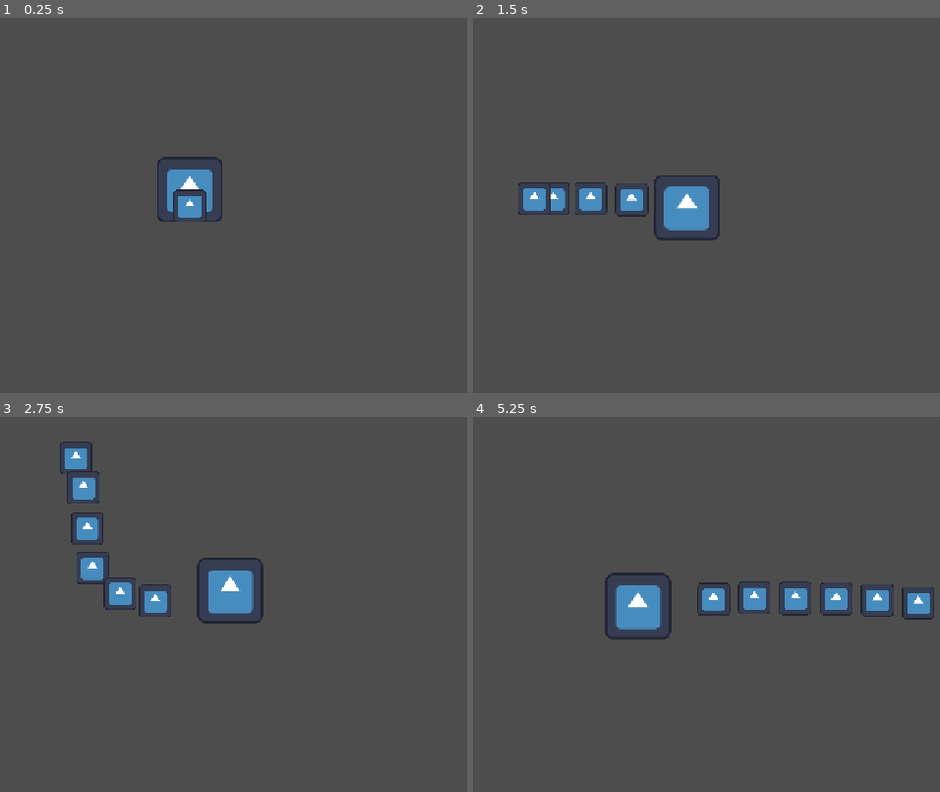
Above: before the commit, frames 1-4 (two rows, left to right).
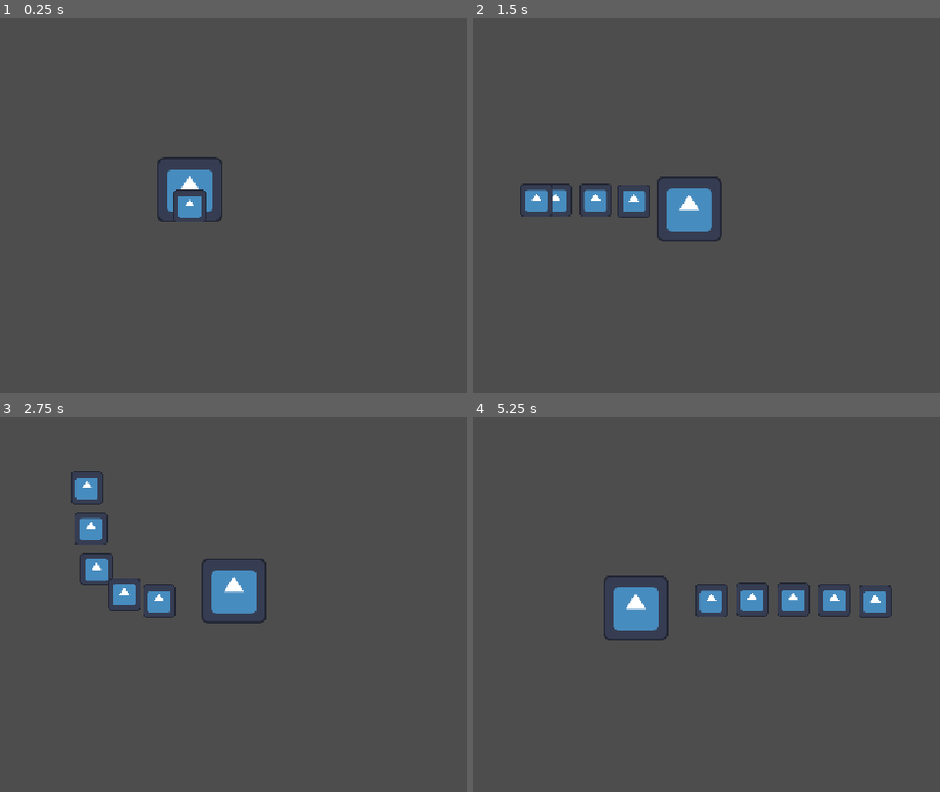
Above: after the commit, the same moments.

Repository: frantisek-boura/summoner-game
Game: Godot game, scene res://scenes/player/player.tscn
The game is run twice, just before and just after one commit, with the same random seed, the same clock (stepped at 60 frames per second) and the same inputs. The engine's default icon, where the game draws it, is replaced by a stand-in: a white triangle on a blue panel in a dark square.
Inputs (mouse positions are in pixels of both pictures, inside the frame that each line leads up to):
- Up to frame 1 (0.25 s): no input
- Up to frame 2 (1.5 s): tap Enter at 0.5 s; move the mouse to (837, 201) at 0.52 s; hold D (right) 0.53-1.28 s; hold E (minion_selector) 0.53-1.28 s; click (837, 201) at 0.67 s; tap F (set_selected_minion_independent, bound only after the co… at 0.8, 1.35 s; move the mouse to (505, 243) at 1.27 s; hold S (down) from 1.28 s (still down)
- Up to frame 3 (2.75 s): tap E (minion_selector) at 1.55 s; move the mouse to (266, 525) at 2.02 s; release S (down) at 2.03 s; hold D (right) from 2.03 s (still down); hold E (minion_selector) from 2.03 s (still down); tap F (set_selected_minion_independent, bound only after the co… at 2.3 s
- Up to frame 4 (5.25 s): move the mouse to (622, 709) at 2.77 s; release D (right) at 2.78 s; release E (minion_selector) at 2.78 s; hold W (up) 2.78-3.53 s; tap F (set_selected_minion_independent, bound only after the co… at 2.85, 3.8, 4.35 s; click (622, 709) at 2.92 s; tap E (minion_selector) at 3.05, 4.55 s; move the mouse to (897, 687) at 3.52 s; hold E (minion_selector) 3.53-4.28 s; hold A (left) 3.53-5.03 s; tap Escape (escape) at 4.15 s; move the mouse to (outside the picture) at 4.27 s; move the mouse to (701, 623) at 5.02 s; hold S (down) from 5.03 s (still down); hold E (minion_selector) from 5.03 s (still down); click (701, 623) at 5.17 s

The runs differ from the first frame. In frame 2, 1.7% of the frame differs, in the area x 9-54%, y 41-60%; in frame 3, 2.1%; in frame 4, 2.4%, in the area x 28-99%, y 41-60%.

Commit message:
feat: add camera zoom while selecting minions, animate selection wheel, add prototype of independent minion handling

Diff:
--- a/project.godot
+++ b/project.godot
@@ -70,6 +70,11 @@
 "events": [Object(InputEventKey,"resource_local_to_scene":false,"resource_name":"","device":-1,"window_id":0,"alt_press …(195 unchanged characters)…
 ]
 }
+set_selected_minion_independent={
+"deadzone": 0.2,
+"events": [Object(InputEventKey,"resource_local_to_scene":false,"resource_name":"","device":-1,"window_id":0,"alt_pressed":false,"shift_pressed":false,"ctrl_pressed":false,"meta_pressed":false,"pressed":false,"keycode":0,"physical_keycode":70,"key_label":0,"unicode":102,"location":0,"echo":false,"script":null)
+]
+}
 
 [physics]
 
--- /dev/null
+++ b/scenes/player/camera.gd
@@ -0,0 +1,28 @@
+class_name PlayerCamera
+extends Camera2D
+
+const IDLE_ZOOM: Vector2 = Vector2(1.05, 1.05)
+const DEFAULT_ZOOM: Vector2 = Vector2(0.75, 0.75)
+
+@export_range(0, 10, 0.01) var zoom_speed: float = 0.5
+@export_range(0, 1, 0.01) var zoom_time: float = 0.35
+
+var _current_zoom_target: Vector2 = DEFAULT_ZOOM
+var _is_idle: bool = false
+var _time: float = 0
+
+func _physics_process(delta: float) -> void:
+	if (get_zoom() / _current_zoom_target) != _current_zoom_target / (IDLE_ZOOM if _is_idle else DEFAULT_ZOOM):
+		if _time >= zoom_time: return
+		_time += delta
+		set_zoom(clamp(zoom.lerp(get_zoom() * _current_zoom_target, zoom_speed * delta), DEFAULT_ZOOM, IDLE_ZOOM))
+
+func zoom_to_idle() -> void:
+	_time = 0
+	_is_idle = false
+	_current_zoom_target = IDLE_ZOOM
+
+func zoom_to_default() -> void:
+	_time = 0
+	_is_idle = true
+	_current_zoom_target = DEFAULT_ZOOM
--- a/scenes/player/player.tscn
+++ b/scenes/player/player.tscn
@@ -2,6 +2,7 @@
 
 [ext_resource type="Script" uid="uid://ecoengxt0qpr" path="res://scripts/player/player.gd" id="1_dovo2"]
 [ext_resource type="Script" uid="uid://djeabau1mxa1e" path="res://scripts/utils/state_machine.gd" id="2_gmlin"]
+[ext_resource type="Script" uid="uid://b3m3ip8weoxd2" path="res://scenes/player/camera.gd" id="2_gx1jg"]
 [ext_resource type="Texture2D" uid="uid://ivhipj63degi" path="res://icon.svg" id="2_lvxji"]
 [ext_resource type="PackedScene" uid="uid://dih8sd3f77efp" path="res://scenes/entity/entity_health.tscn" id="3_0owmy"]
 [ext_resource type="PackedScene" uid="uid://c05qlldfo5akd" path="res://scenes/utils/depth_detector.tscn" id="3_gx1jg"]
@@ -19,17 +20,21 @@
 [sub_resource type="CircleShape2D" id="CircleShape2D_mx3rh"]
 radius = 68.007355
 
-[node name="player" type="CharacterBody2D" unique_id=1895177123 node_paths=PackedStringArray("minion_manager", "state_machine", "movement", "health")]
+[node name="player" type="CharacterBody2D" unique_id=1895177123 node_paths=PackedStringArray("minion_manager", "camera", "state_machine", "movement", "health")]
 collision_layer = 4
 script = ExtResource("1_dovo2")
 minion_manager = NodePath("minion_manager")
+camera = NodePath("camera")
 state_machine = NodePath("state_machine")
 movement = NodePath("player_movement")
 health = NodePath("health")
 
 [node name="camera" type="Camera2D" parent="." unique_id=380490572]
-zoom = Vector2(0.75, 0.75)
+scale = Vector2(0.5, 0.5)
+process_callback = 0
 position_smoothing_enabled = true
+script = ExtResource("2_gx1jg")
+zoom_speed = 10.0
 
 [node name="sprite" type="Sprite2D" parent="." unique_id=58080695]
 position = Vector2(0, -64)
@@ -56,9 +61,7 @@
 idle_rotation_speed = 0.25
 
 [node name="radial_minion_menu" parent="minion_manager" unique_id=505597823 instance=ExtResource("6_fm80t")]
-visible = false
-z_index = -4096
-z_as_relative = false
+expand_speed = 7.0
 
 [node name="minion" parent="minion_manager" unique_id=72757938 instance=ExtResource("5_5gtgg")]
 
@@ -69,8 +72,6 @@
 [node name="minion4" parent="minion_manager" unique_id=1823167148 instance=ExtResource("5_5gtgg")]
 
 [node name="minion5" parent="minion_manager" unique_id=664444995 instance=ExtResource("5_5gtgg")]
-
-[node name="minion6" parent="minion_manager" unique_id=603960105 instance=ExtResource("5_5gtgg")]
 
 [node name="minion_path" parent="minion_manager" unique_id=182940652 node_paths=PackedStringArray("_timer", "_entity") instance=ExtResource("7_ugbui")]
 _timer = NodePath("timer")
--- a/scenes/ui/radial_minion_menu/radial_minion_menu.tscn
+++ b/scenes/ui/radial_minion_menu/radial_minion_menu.tscn
@@ -3,6 +3,9 @@
 [ext_resource type="Script" uid="uid://d0wlers7fxy6u" path="res://scripts/ui/radial_minion_menu/radial_minion_menu.gd" id="1_be40h"]
 
 [node name="radial_minion_menu" type="Control" unique_id=505597823]
+visible = false
+z_index = -4096
+z_as_relative = false
 layout_mode = 3
 anchors_preset = 8
 anchor_left = 0.5
--- a/scripts/player/minion_manager/minion_manager.gd
+++ b/scripts/player/minion_manager/minion_manager.gd
@@ -2,7 +2,7 @@
 class_name MinionManager
 extends Node2D
 
-const IDLE_RADIUS: float = 300.0
+const IDLE_RADIUS: float = 200.0
 const IDLE_RADIUS_Y_MULTIPLIER: float = 0.5
 
 @export var radial_minion_menu: RadialMinionMenu
@@ -40,7 +40,8 @@
 	angle -= delta * idle_rotation_speed
 
 func _on_minion_selected(minion: Minion) -> void:
-	print("Selected minion: %s" % minion.name)
+	print("Selected minion: %s." % minion.name)
+	selected_minion = minion
 
 ## Scans child nodes for minions and adds them to [member MinionManager._minions].
 ## Is invoked on _ready and whenever a node enters/leaves child tree of [MinionManager]
@@ -111,19 +112,14 @@
 
 	return forcible_indices.find(minion_index)
 
-func set_minion_independent(minion_index: int, state_name: String) -> void:
-	var forcible_indices: Array = _forcible_minions.map(func(m: Minion): return m.index)
-	assert(forcible_indices.has(minion_index), "MINION MANAGER: Index of forcible minion not found.")
-
-	var minion: Minion = _forcible_minions[minion_index]
+func set_minion_independent(state_name: String) -> void:
+	var minion: Minion = selected_minion
+	print("Minion %s set free." % minion.name)
 	minion.minion_state_machine.set_forcible(false)
 	minion.minion_state_machine.change_state(state_name)
 
-func set_minion_forcible(minion_index: int) -> void:
-	var indices: Array = _minions.map(func(m: Minion): return m.index)
-	assert(indices.has(minion_index), "MINION MANAGER: Index of minion not found.")
-
-	var minion: Minion = _minions[minion_index]
+func set_minion_forcible() -> void:
+	var minion: Minion = selected_minion
 	minion.minion_state_machine.set_forcible(true)
 
 ## Returns the radial offset by minion index in rads.
--- a/scripts/player/player.gd
+++ b/scripts/player/player.gd
@@ -2,6 +2,7 @@
 extends Entity
 
 @export var minion_manager: MinionManager
+@export var camera: PlayerCamera
 
 var player_movement: PlayerMovement:
 	get:
--- a/scripts/player/states/player_idle_state.gd
+++ b/scripts/player/states/player_idle_state.gd
@@ -12,6 +12,7 @@
 func exit() -> void:
 	if player.minion_manager.is_idling:
 		player.minion_manager.follow_minions()
+		player.camera.zoom_to_default()
 
 func frames(_delta: float) -> void:
 	pass
@@ -29,8 +30,13 @@
 func input_event(event: InputEvent) -> void:
 	if event.is_action_pressed("minion_selector") and not player.minion_manager.is_idling:
 		player.minion_manager.idle_minions()
+		player.camera.zoom_to_idle()
 	if event.is_action_released("minion_selector") and player.minion_manager.is_idling:
 		player.minion_manager.radial_minion_menu.make_selection()
 		player.minion_manager.follow_minions()
+		player.camera.zoom_to_default()
 	if event.is_action_released("escape") and player.minion_manager.is_idling:
 		player.minion_manager.follow_minions()
+		player.camera.zoom_to_default()
+	if event.is_action_pressed("set_selected_minion_independent"):
+		player.minion_manager.set_minion_independent("minion_still_state")
--- a/scripts/ui/radial_minion_menu/radial_minion_menu.gd
+++ b/scripts/ui/radial_minion_menu/radial_minion_menu.gd
@@ -3,6 +3,7 @@
 class_name RadialMinionMenu
 extends Control
 
+@export_range(0, 100, 0.01) var expand_speed: float = 10.0
 @export var bkg_color: Color = Color.DIM_GRAY
 @export var line_color: Color = Color.LIGHT_GRAY
 @export var selected_color: Color = Color.SLATE_GRAY
@@ -10,11 +11,13 @@
 
 var _selection: int = 0
 var _options: Array[Minion] = []
+var _radius: float = 0
 
 signal minion_selected(minion: Minion)
 
 func _ready() -> void:
 	hide()
+	visibility_changed.connect(_on_visibility_changed)
 
 func make_selection() -> void:
 	minion_selected.emit(_options[_selection])
@@ -22,22 +25,26 @@
 func set_options(minions: Array[Minion]) -> void:
 	_options = minions
 
+func _on_visibility_changed() -> void:
+	if not is_visible_in_tree():
+		_radius = 0
+
 func _get_base_alignment_angle() -> float:
 	if _options.is_empty() or not is_instance_valid(_options[0]):
-		return 0.0
+		return 0
 
 	var y_mult = MinionManager.IDLE_RADIUS_Y_MULTIPLIER
 	var world_dir = _options[0].global_position - global_position
 	var circle_dir = Vector2(world_dir.x, world_dir.y / y_mult)
 	var slice_size = TAU / _options.size()
-	var desired_slice_midpoint = slice_size * 0.5
+	var desired_slice_midpoint = slice_size / 2
 
 	return circle_dir.angle() - desired_slice_midpoint
 
 func _draw() -> void:
 	var y_mult = MinionManager.IDLE_RADIUS_Y_MULTIPLIER
-	var a = MinionManager.IDLE_RADIUS
-	var b = MinionManager.IDLE_RADIUS * y_mult
+	var a = _radius
+	var b = _radius * y_mult
 
 	draw_ellipse(Vector2.ZERO, a, b, bkg_color, true, -1.0, true)
 
@@ -54,16 +61,23 @@
 			slice_points.append(Vector2(cos(t) * a, sin(t) * b))
 		draw_polygon(slice_points, [selected_color])
 
-		for i in len(_options):
-			var phi = (slice_size * i) + total_offset
-			var line_endpoint = Vector2(cos(phi) * a, sin(phi) * b)
-			draw_line(Vector2.ZERO, line_endpoint, line_color, line_width, true)
+		if len(_options) > 1:
+			for i in len(_options):
+				var phi = (slice_size * i) + total_offset
+				var line_endpoint = Vector2(cos(phi) * a, sin(phi) * b)
+				draw_line(Vector2.ZERO, line_endpoint, line_color, line_width, true)
 
 	draw_ellipse_arc(Vector2.ZERO, a, b, 0, TAU, 128, line_color, line_width, true)
 
-func _process(_delta: float) -> void:
+func _physics_process(delta: float) -> void:
+	if not is_visible_in_tree():
+		return
+
 	if len(_options) <= 0:
 		return
+
+	if _radius != MinionManager.IDLE_RADIUS:
+		_radius = lerpf(_radius, MinionManager.IDLE_RADIUS + 100, delta * expand_speed)
 
 	var y_mult = MinionManager.IDLE_RADIUS_Y_MULTIPLIER
 	var mouse_position = get_local_mouse_position()
Not shown, added: scenes/player/camera.gd.uid
Not shown, changed: kanban_tasks_data.kanban
